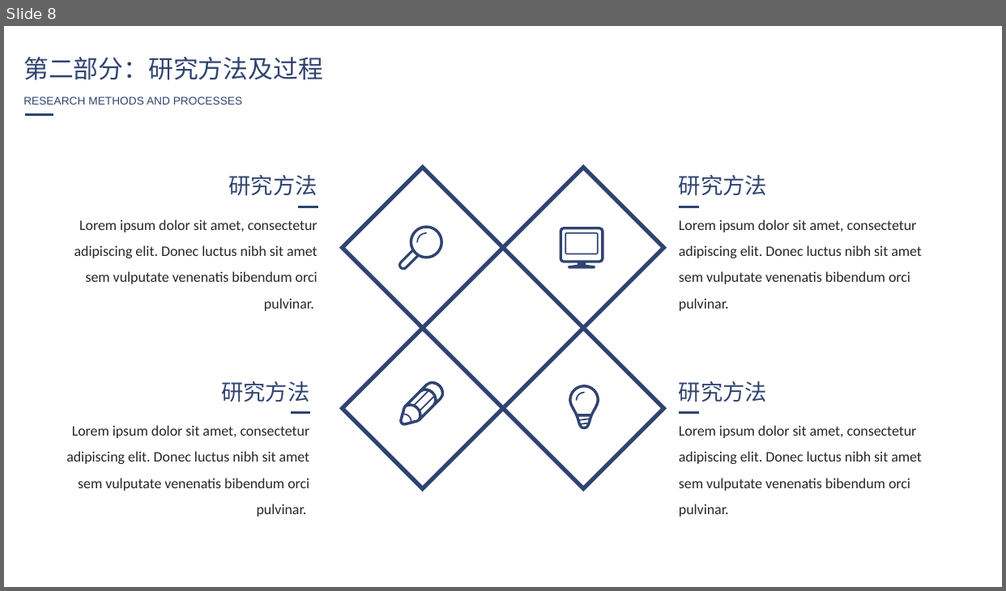
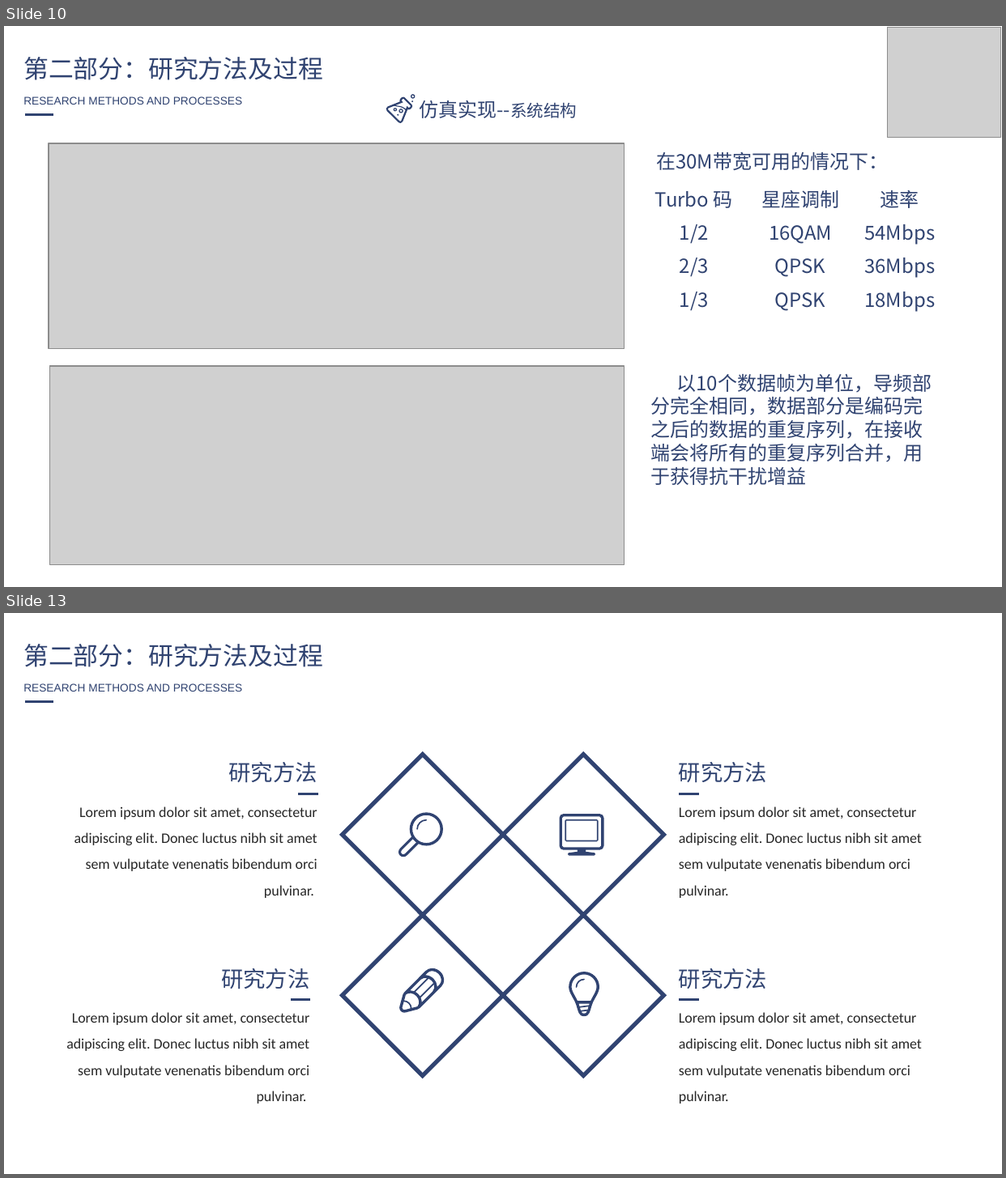
Before and after one commit to yxm785872911/paper, a slide deck: 答辩ppt初稿.pptx. Shown one above the other, each under a label of ours: slide 8 before the commit, slides 10 and 13 after it; the slides between them are not shown. The pictures are 1006x591 and 1006x1178 pixels, drawn with LibreOffice and Linux fonts; fonts in the diff are those of the drawing; grey boxes stand for pictures. Boxes give left, top, right and bottom in pixels: in the first picture for what was removed or moved away, otherwise in the second. Text is boxed around its words. In the diff, an @@ line names an element or a change of style, - is before the commit and + after.

```diff
--- a/答辩ppt初稿.pptx
+++ b/答辩ppt初稿.pptx
@@ slide 10 added at (4, 26, 1002, 587), background #FFFFFF @@
@@ picture added at (887, 27, 1000, 138) @@
@@ text added at (23, 57, 323, 80), 18 pt, text #304371 @@
+第二部分：研究方法及过程
@@ text added at (23, 96, 242, 105), 8 pt, text #304371 @@
+RESEARCH METHODS AND PROCESSES
@@ line added from (25, 115) to (53, 115), #304371 1.5 pt @@
@@ group added at (386, 94, 414, 123): 6 freeform shapes @@
@@ text added at (420, 101, 577, 118), 14 pt, text #304371 @@
+仿真实现--系统结构
@@ picture added at (49, 143, 624, 349) @@
@@ text added at (656, 152, 888, 170), 14 pt, text #304371 @@
+在30M带宽可用的情况下：
@@ text added at (655, 191, 733, 208), 14 pt, text #304371 @@
+Turbo 码
@@ text added at (761, 190, 839, 208), 14 pt, text #304371 @@
+星座调制
@@ text added at (880, 190, 919, 208), 14 pt, text #304371 @@
+速率
@@ text added at (680, 224, 709, 244), 14 pt, text #304371 @@
+1/2
@@ text added at (769, 225, 832, 244), 14 pt, text #304371 @@
+16QAM
@@ text added at (864, 224, 935, 245), 14 pt, text #304371 @@
+54Mbps
@@ text added at (680, 258, 709, 277), 14 pt, text #304371 @@
+2/3
@@ text added at (775, 258, 825, 277), 14 pt, text #304371 @@
+QPSK
@@ text added at (864, 258, 935, 278), 14 pt, text #304371 @@
+36Mbps
@@ text added at (680, 292, 709, 311), 14 pt, text #304371 @@
+1/3
@@ text added at (775, 292, 825, 311), 14 pt, text #304371 @@
+QPSK
@@ text added at (864, 292, 935, 312), 14 pt, text #304371 @@
+18Mbps
@@ picture added at (50, 366, 624, 565) @@
@@ text added at (650, 374, 931, 485), 14 pt, text #304371 @@
+以10个数据帧为单位，导频部分完全相同，数据部分是编码完之后的数据的重复序列，在接收端会将所有的重复序列合并，用于获得抗干扰增益
@@ what was slide 8 is now slide 13 @@
```
Also in this commit, not shown: 7 slides changed, 3 other slides added, 3 other files.
